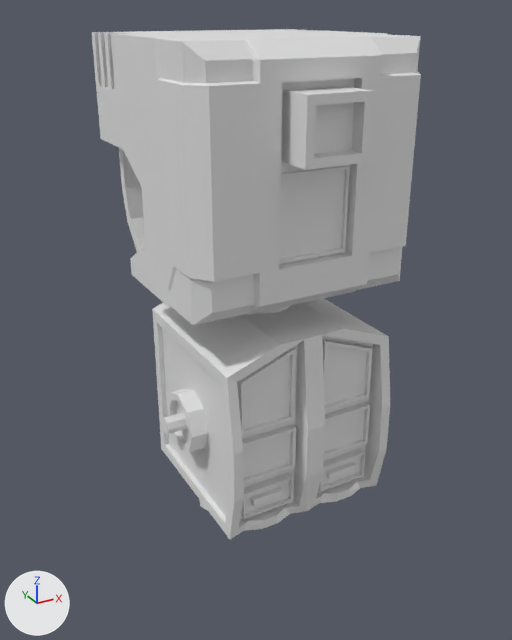
What one commit did to the Blender file Assets/Blender/robot.blend.
One viewpoint serves both versions: a 50 mm camera at (-0.729, -1.345, 0.296) aimed at (-0.01, -0.04, -0.357). Lighting does not change. The marker at lower left points along +X, +Y and +Z.

Objects in the first picture: 'Body Connector', 'Head'.
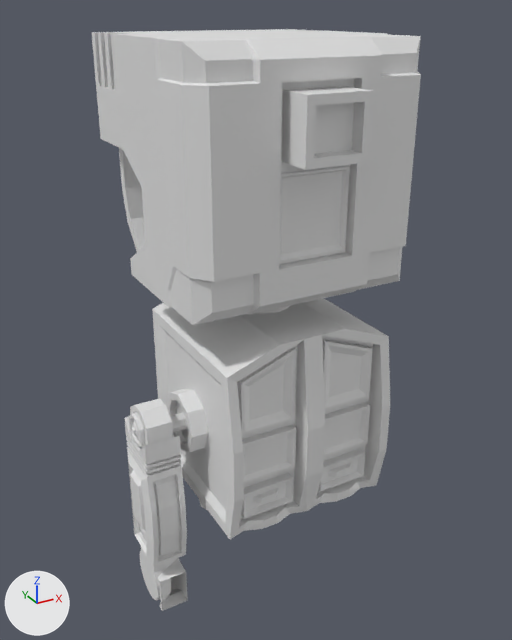
Commit message: added arm to robot

Location of each change, [x1, y1, x2, y2] in pixels of the pictures (512 x 640 px; the box of a moved part takes in the faces that stretch with it):
'Bicep.R', added
    after: [124, 398, 187, 601]
'Forearm.R', added
    after: [157, 558, 188, 611]
part 1 of me_cube, moved or reshaped
    both: [157, 323, 370, 523]

Edits to the bpy script that builds the scene:
```text
Change me_cube:
    where me_cube.from_pydata(...)  # 606 vertices, 592 faces; spans x -0.257..0.0, y -0.22..0.196, z -0.287..0.24
    used by ob_body_connector; location = (0.0, -0.065, -0.55)
    me_cube part 1: 118 of 606 vertices moved; they spanned x -0.185..-0.037, y -0.194..0.186, z -0.17..0.214 and now span x -0.185..-0.047, y -0.191..0.186, z -0.164..0.204; mean shift (0.0, 0.0, 0.0); largest move (-0.042, -0.178, 0.208) -> (-0.058, -0.178, 0.184)
Add me_cube_003:
    me_cube_003.from_pydata(...)  # 40 vertices, 27 faces; spans x -0.0659..0.0002, y -0.0793..0.0598, z -0.0598..0.0599
Add me_cube_001:
    me_cube_001.from_pydata(...)  # 576 vertices, 518 faces, 24 loose edges; spans x -0.005..0.096, y -0.076..0.064, z -0.467..0.052
Add ob_forearm_r:
    ob_forearm_r = bpy.data.objects.new('Forearm.R', me_cube_003)
    ob_forearm_r.location = (-0.253, -0.066, -0.949)
Add ob_bicep_r:
    ob_bicep_r = bpy.data.objects.new('Bicep.R', me_cube_001)
    ob_bicep_r.location = (-0.332, -0.066, -0.541)
```
